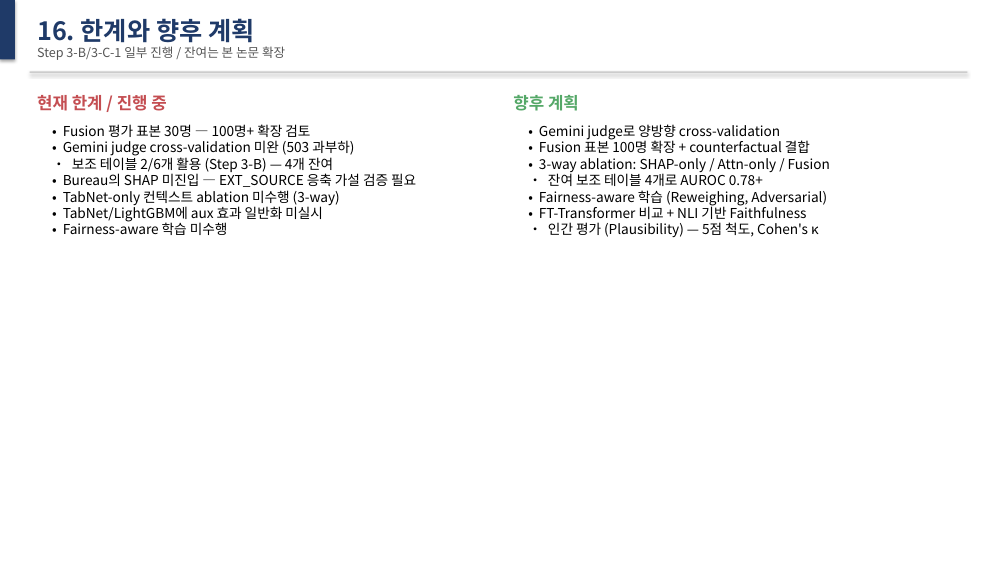
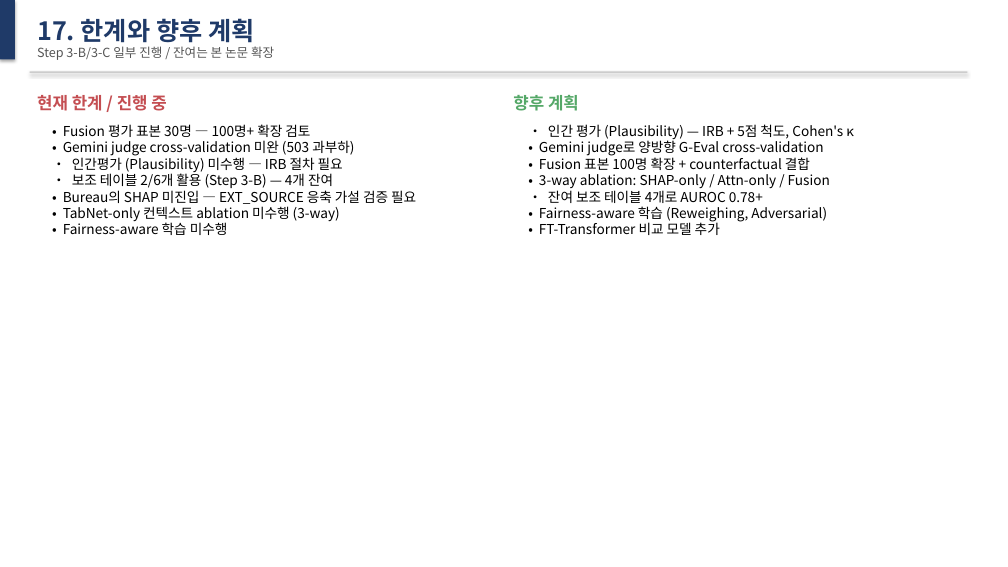
Before and after one commit to Tim-Green0/tabnet-xai-rag-credit, a slide deck: slide 18 of paper/midterm_slides.pptx (slide 17 before the commit). Drawn at 1008x567 pixels with LibreOffice and Linux fonts; fonts in the diff are those of the drawing. Boxes give left, top, right and bottom in pixels: in the first picture for what was removed or moved away, otherwise in the second. Text is boxed around its words. In the diff, an @@ line names an element or a change of style, - is before the commit and + after.

```diff
--- a/paper/midterm_slides.pptx
+++ b/paper/midterm_slides.pptx
@@ text at box(37, 18, 254, 48): text changed @@
-16. 한계와 향후 계획
+17. 한계와 향후 계획
@@ text at box(37, 46, 274, 60): text changed @@
-Step 3-B/3-C-1 일부 진행 / 잔여는 본 논문 확장
+Step 3-B/3-C 일부 진행 / 잔여는 본 논문 확장
@@ text at box(539, 124, 854, 156): text changed @@
-• Gemini judge로 양방향 cross-validation
+• 인간 평가 (Plausibility) — IRB + 5점 척도, Cohen's κ
+• Gemini judge로 양방향 G-Eval cross-validation
@@ text at box(72, 155, 343, 172): paragraph added @@
+• 인간평가 (Plausibility) 미수행 — IRB 절차 필요
@@ text at box(63, 206, 323, 223): paragraph removed @@
-• TabNet/LightGBM에 aux 효과 일반화 미실시
@@ text at box(539, 221, 720, 235): text changed @@
-• FT-Transformer 비교 + NLI 기반 Faithfulness
-• 인간 평가 (Plausibility) — 5점 척도, Cohen's κ
+• FT-Transformer 비교 모델 추가
```
Also in this commit, not shown: 1 other slide changed, 1 slide added, 5 other files.
